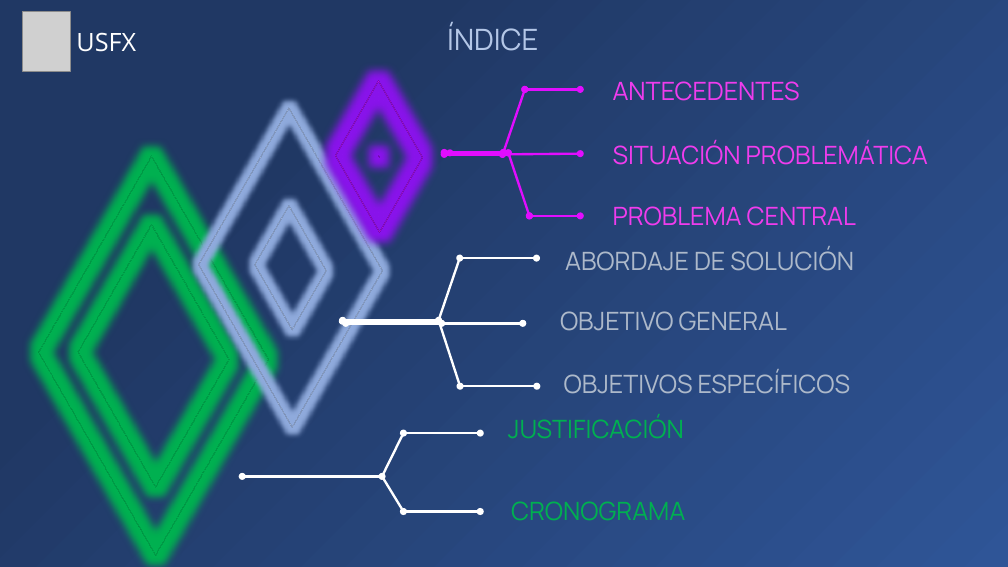
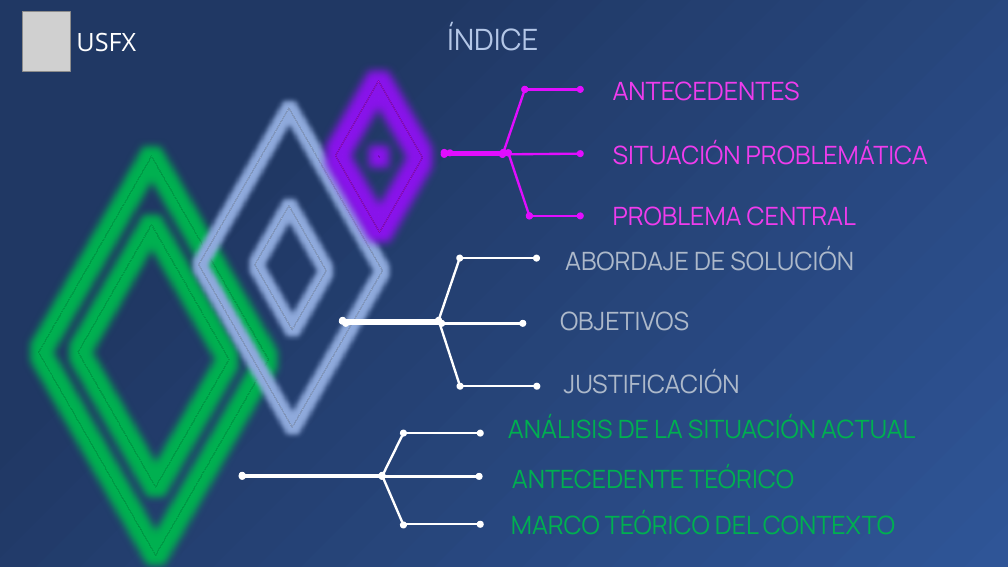
Before and after one commit to Zelechos/Generador-Css, a slide deck: slide 3 of documents/Presentación de Perfil - Modelo Generador CSS.pptx. Drawn at 1008x567 pixels with LibreOffice and Linux fonts; fonts in the diff are those of the drawing; grey boxes stand for pictures. Boxes give left, top, right and bottom in pixels: in the first picture for what was removed or moved away, otherwise in the second. Text is boxed around its words. In the diff, an @@ line names an element or a change of style, - is before the commit and + after.

```diff
--- a/documents/Presentación de Perfil - Modelo Generador CSS.pptx
+++ b/documents/Presentación de Perfil - Modelo Generador CSS.pptx
@@ text at [560, 311, 689, 331]: text changed @@
-OBJETIVO GENERAL
+OBJETIVOS
@@ text "JUSTIFICACIÓN": place and size @@
-text "JUSTIFICACIÓN" at [508, 414, 684, 438]
+text "JUSTIFICACIÓN" at [564, 369, 740, 394]
@@ text "JUSTIFICACIÓN" at [564, 369, 740, 394]: text colour #00B050 to #ADB9CA @@
@@ text removed at [564, 369, 850, 394] @@
-OBJETIVOS ESPECÍFICOS
@@ text added at [508, 414, 915, 438], 24 pt, text #00B050 @@
+ANÁLISIS DE LA SITUACIÓN ACTUAL
@@ arrow moved from (382, 476) - (404, 512) to (382, 476) - (404, 525) @@
@@ arrow added from (383, 476) to (479, 476), #FFFFFF 2.25 pt @@
@@ text added at [512, 465, 794, 488], 24 pt, text #00B050 @@
+ANTECEDENTE TEÓRICO
@@ arrow moved from (404, 512) - (480, 512) to (404, 524) - (480, 524) @@
@@ text at [511, 511, 895, 534]: text changed @@
-CRONOGRAMA
+MARCO TEÓRICO DEL CONTEXTO
```
Also in this commit, not shown: 4 other slides changed, 2 slides added, 1 other file.
